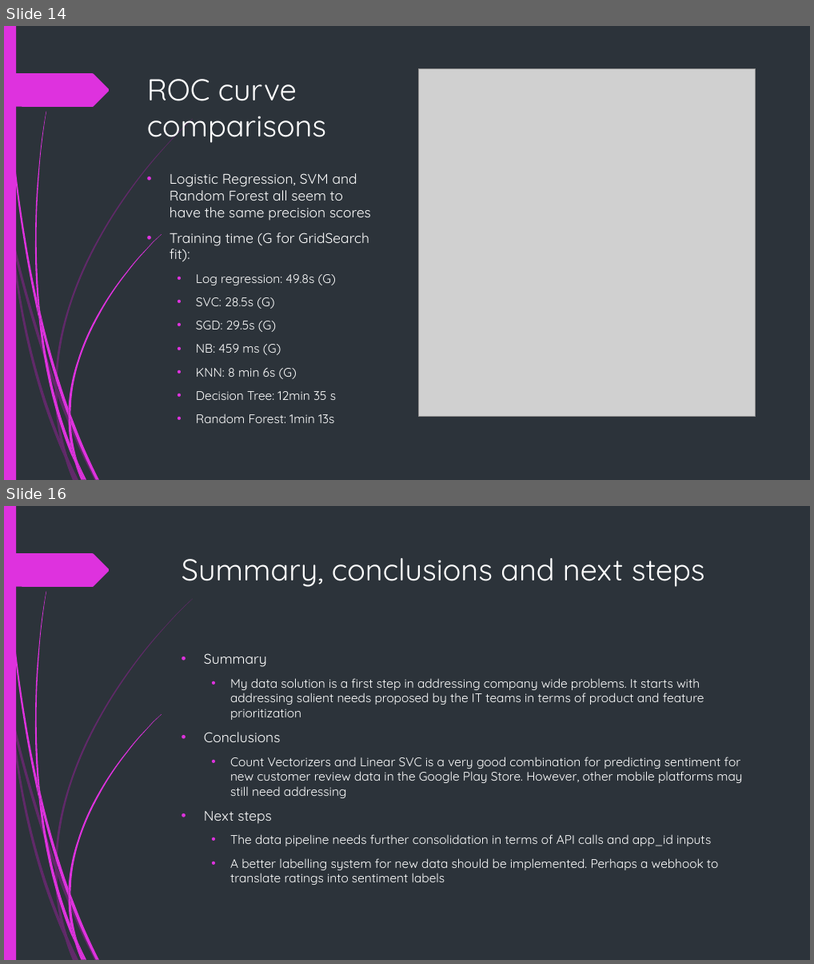
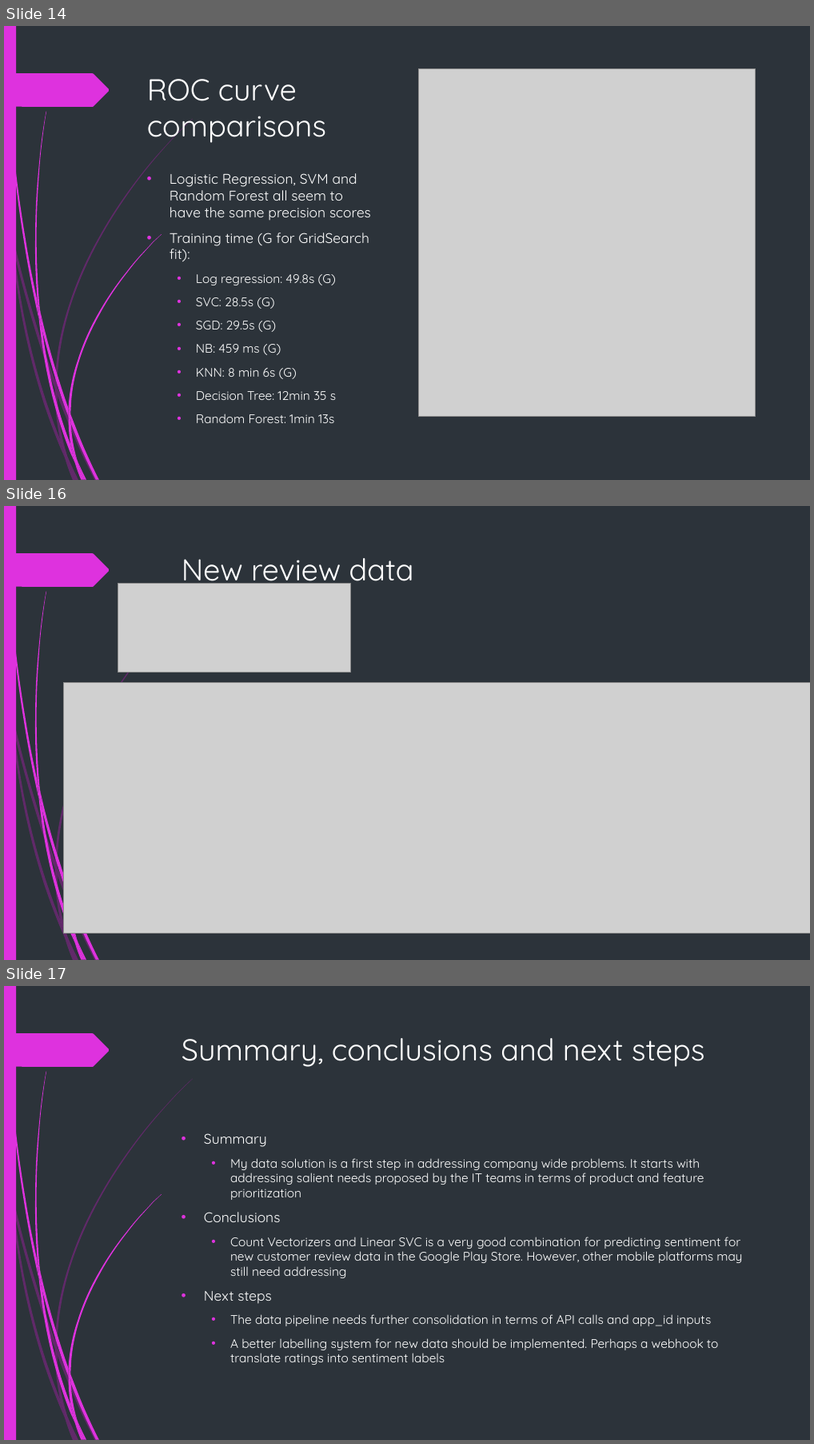
Before and after one commit to isaackarwailow/capstone-project, a slide deck: Capstone Project 2021.pptx. Shown one above the other, each under a label of ours: slides 14 and 16 before the commit, slides 14, 16 and 17 after it; the slides between them are not shown. The pictures are 814x964 and 814x1444 pixels, drawn with LibreOffice and Linux fonts; fonts in the diff are those of the drawing; grey boxes stand for pictures. Boxes give left, top, right and bottom in pixels: in the first picture for what was removed or moved away, otherwise in the second. Text is boxed around its words. In the diff, an @@ line names an element or a change of style, - is before the commit and + after.

```diff
--- a/Capstone Project 2021.pptx
+++ b/Capstone Project 2021.pptx
@@ slide 16 added at [4,506,810,960], background #2C333A; not listed: 22 template elements that a slide beside it also shows @@
@@ title added at [182,558,414,588], 36 pt, text #FFFFFF @@
+New review data
@@ picture added at [118,584,351,672] @@
@@ picture added at [64,682,810,933] @@
@@ what was slide 16 is now slide 17 @@
```
Also in this commit, not shown: 3 slides changed.
